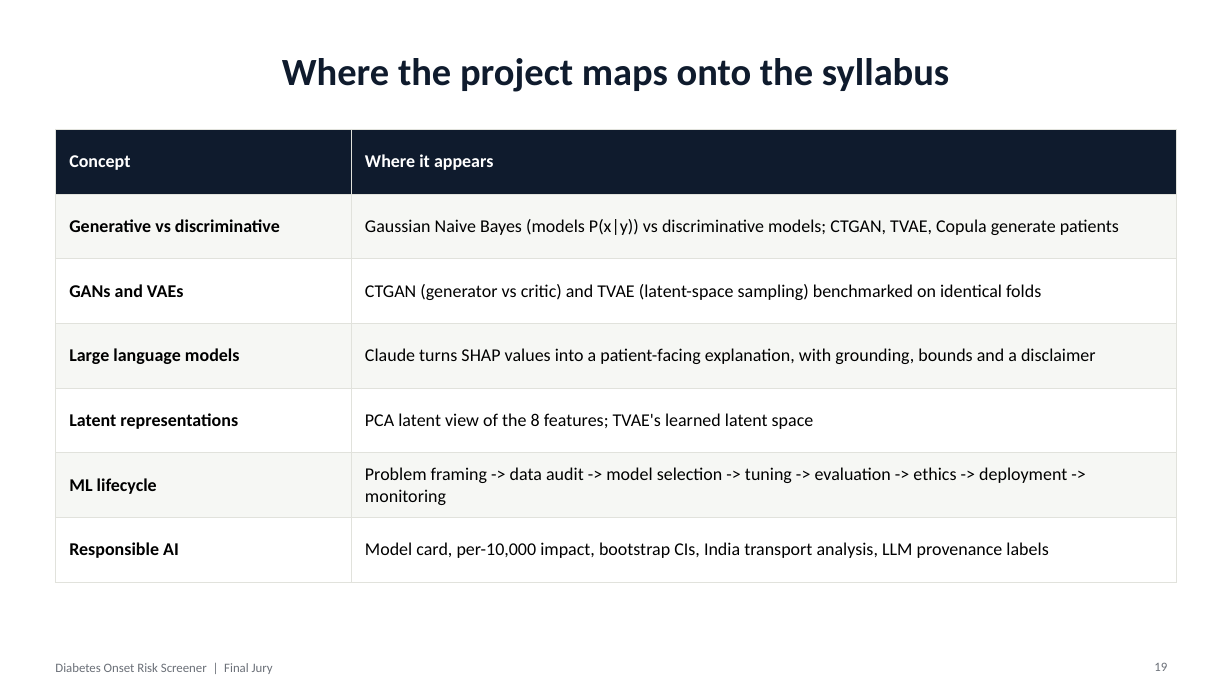
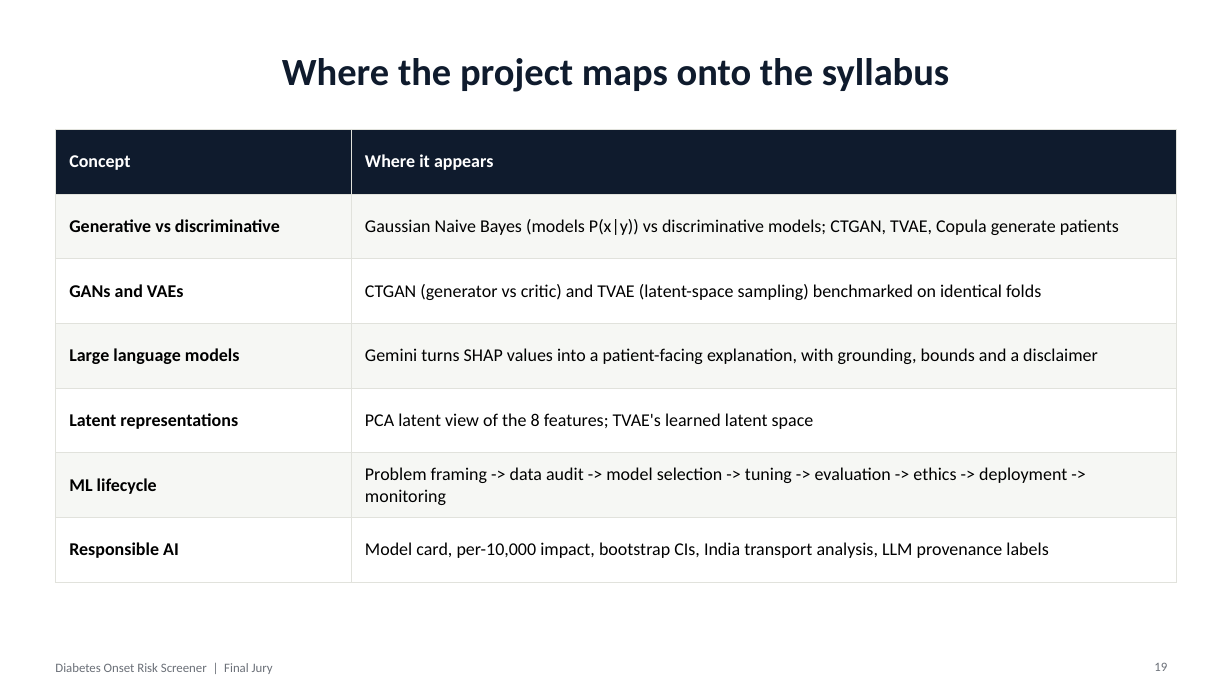
Before and after one commit to prem-maradiya/GenAI-Diabetes-Onset-Prediction, a slide deck: slide 19 of reports/Diabetes_Onset_Prediction_Final_Jury_Deck.pptx. Drawn at 1232x693 pixels with LibreOffice and Linux fonts; fonts in the diff are those of the drawing. Boxes give left, top, right and bottom in pixels: in the first picture for what was removed or moved away, otherwise in the second. Text is boxed around its words. In the diff, an @@ line names an element or a change of style, - is before the commit and + after.

```diff
--- a/reports/Diabetes_Onset_Prediction_Final_Jury_Deck.pptx
+++ b/reports/Diabetes_Onset_Prediction_Final_Jury_Deck.pptx
@@ table at <box>55,129,1177,562</box> @@
-row 4, column 2: Claude turns SHAP values into a patient-facing explanation, with grounding, bounds and a disclaimer
+row 4, column 2: Gemini turns SHAP values into a patient-facing explanation, with grounding, bounds and a disclaimer
```
Also in this commit, not shown: 4 other slides changed, 36 other files.
